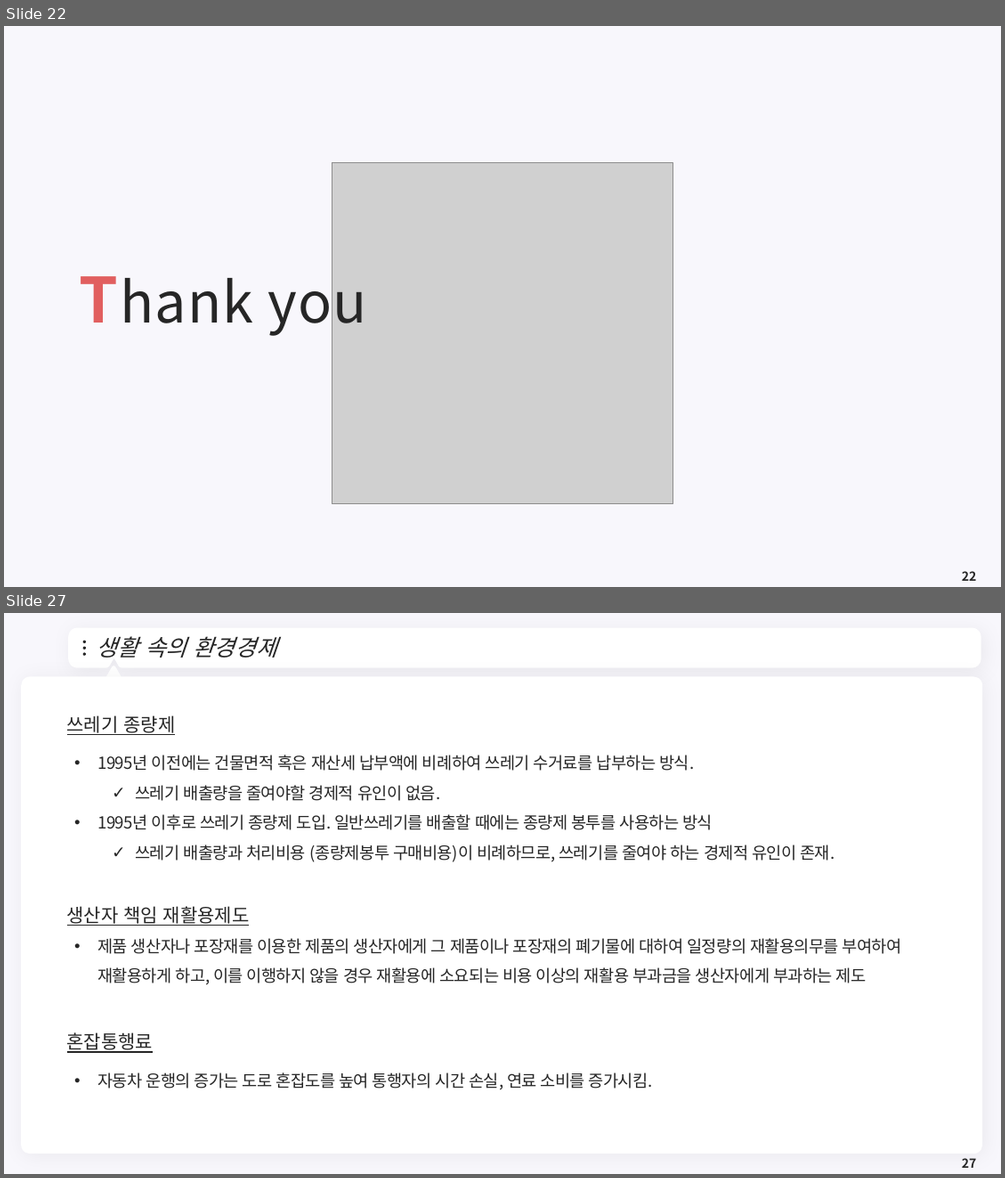
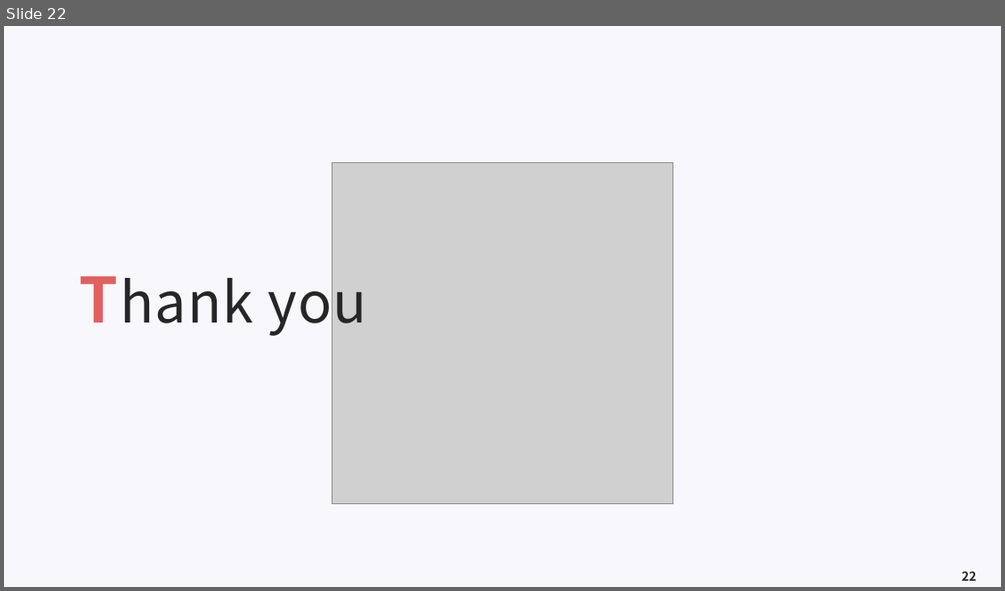
Before and after one commit to meandthey/Teaching, a slide deck: 환경경제학/2026-1/환경경제학_Chapter_02.pptx. Shown one above the other, each under a label of ours: slides 22 and 27 before the commit, slide 22 after it; the slides between them are not shown. The pictures are 1005x1178 and 1005x591 pixels, drawn with LibreOffice and Linux fonts; fonts in the diff are those of the drawing; grey boxes stand for pictures; background and template pictures are left out. Boxes give left, top, right and bottom in pixels: in the first picture for what was removed or moved away, otherwise in the second. Text is boxed around its words. In the diff, an @@ line names an element or a change of style, - is before the commit and + after.

```diff
--- a/환경경제학/2026-1/환경경제학_Chapter_02.pptx
+++ b/환경경제학/2026-1/환경경제학_Chapter_02.pptx
@@ slide 27 removed at (4,613,1001,1174), background #F8F7FC @@
@@ freeform shape removed at (72,632,978,665) @@
@@ title removed at (97,636,276,657) @@
-생활 속의 환경경제
@@ ellipse removed at (83,641,86,643) @@
@@ ellipse removed at (83,647,86,649) @@
@@ ellipse removed at (83,653,86,656) @@
@@ freeform shape removed at (957,643,966,654) @@
@@ rounded rectangle removed at (21,676,983,1153) @@
@@ triangle removed at (105,667,122,682) @@
@@ text removed at (67,715,902,1090) @@
-쓰레기 종량제
-• 1995년 이전에는 건물면적 혹은 재산세 납부액에 비례하여 쓰레기 수거료를 납부하는 방식.
-  ✓ 쓰레기 배출량을 줄여야할 경제적 유인이 없음.
-• 1995년 이후로 쓰레기 종량제 도입. 일반쓰레기를 배출할 때에는 종량제 봉투를 사용하는 방식
-  ✓ 쓰레기 배출량과 처리비용 (종량제봉투 구매비용)이 비례하므로, 쓰레기를 줄여야 하는 경제적 유인이 존재.
-생산자 책임 재활용제도
-• 제품 생산자나 포장재를 이용한 제품의 생산자에게 그 제품이나 포장재의 폐기물에 대하여 일정량의 재활용의무를 부여하여 재활용하게 하고, 이를 이행하지 않을 경우 재활용에 소요되는 비용 이상의 재활용 부과금을 생산자에게 부과하는 제도
-혼잡통행료
-• 자동차 운행의 증가는 도로 혼잡도를 높여 통행자의 시간 손실, 연료 소비를 증가시킴.
@@ page number removed at (962,1158,976,1167) @@
-27
```
Also in this commit, not shown: 1 slide changed, 10 other slides removed, 5 other files.
